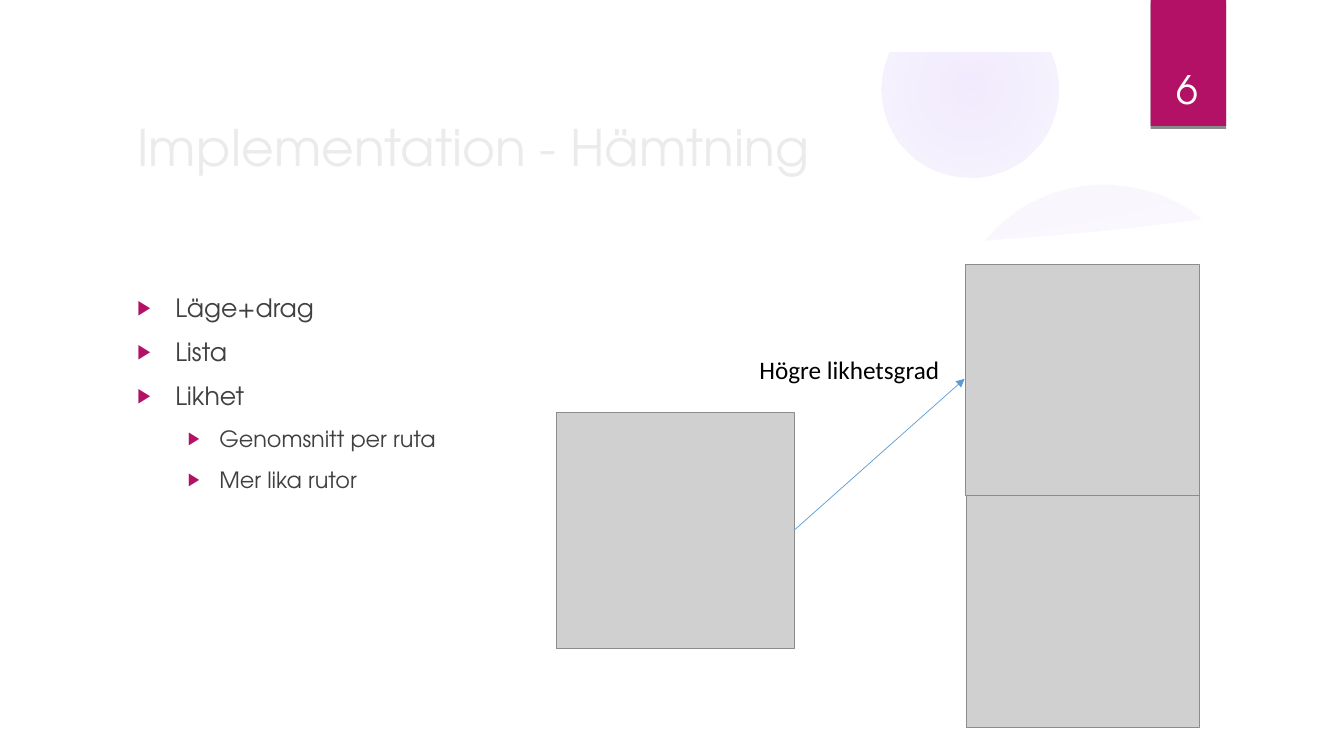
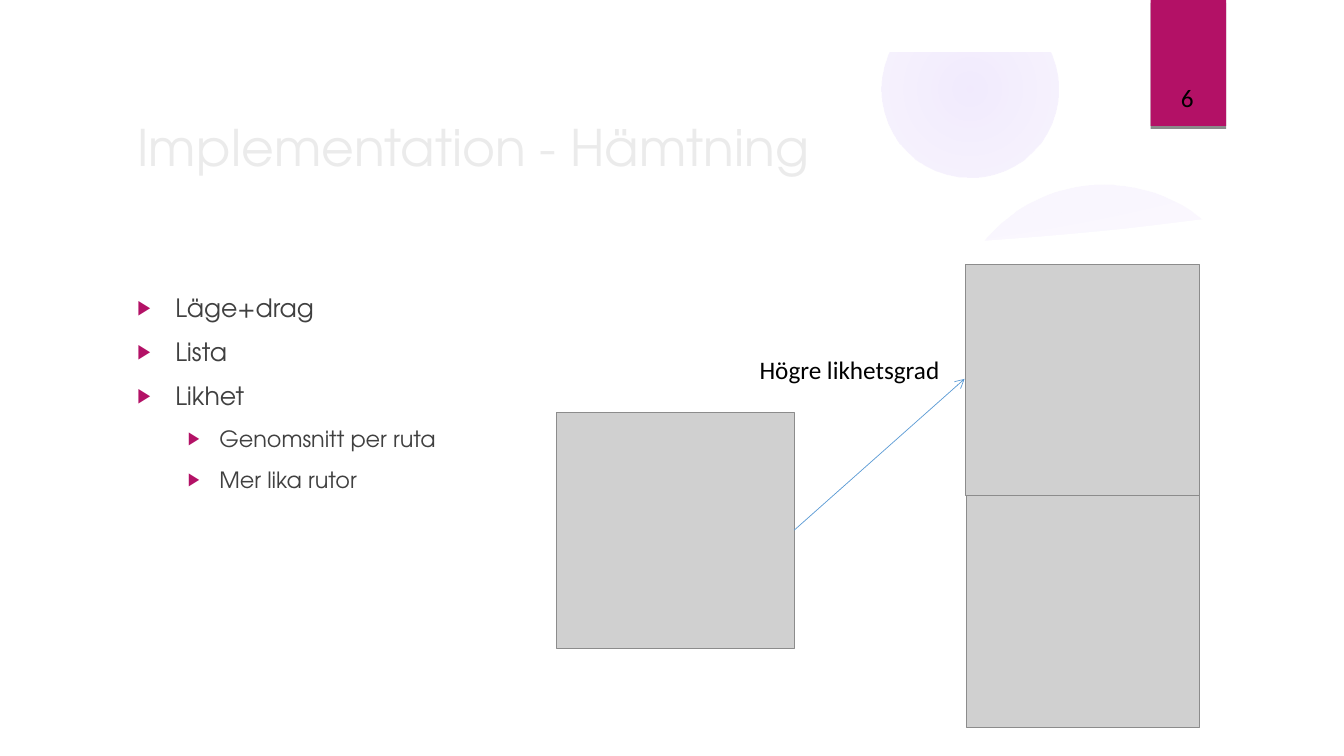
Before and after one commit to johannes-qvarford/a12johqv-examination, a slide deck: slide 6 of Part2/Presentation/Presentation genomförande/Seminarie Presentation.pptx. Drawn at 1344x756 pixels with LibreOffice and Linux fonts; fonts in the diff are those of the drawing; grey boxes stand for pictures; background and template pictures are left out. Boxes give left, top, right and bottom in pixels: in the first picture for what was removed or moved away, otherwise in the second. Text is boxed around its words. In the diff, an @@ line names an element or a change of style, - is before the commit and + after.

```diff
--- a/Part2/Presentation/Presentation genomförande/Seminarie Presentation.pptx
+++ b/Part2/Presentation/Presentation genomförande/Seminarie Presentation.pptx
@@ page number at bbox=[1181, 90, 1194, 107]: size 28 to 18 pt, font TeX Gyre Adventor to Calibri, text colour #FFFFFF to #000000 @@
@@ arrow (795, 530) - (965, 379): arrowheads changed @@
```
Also in this commit, not shown: 1 other slide changed, 6 other files.
